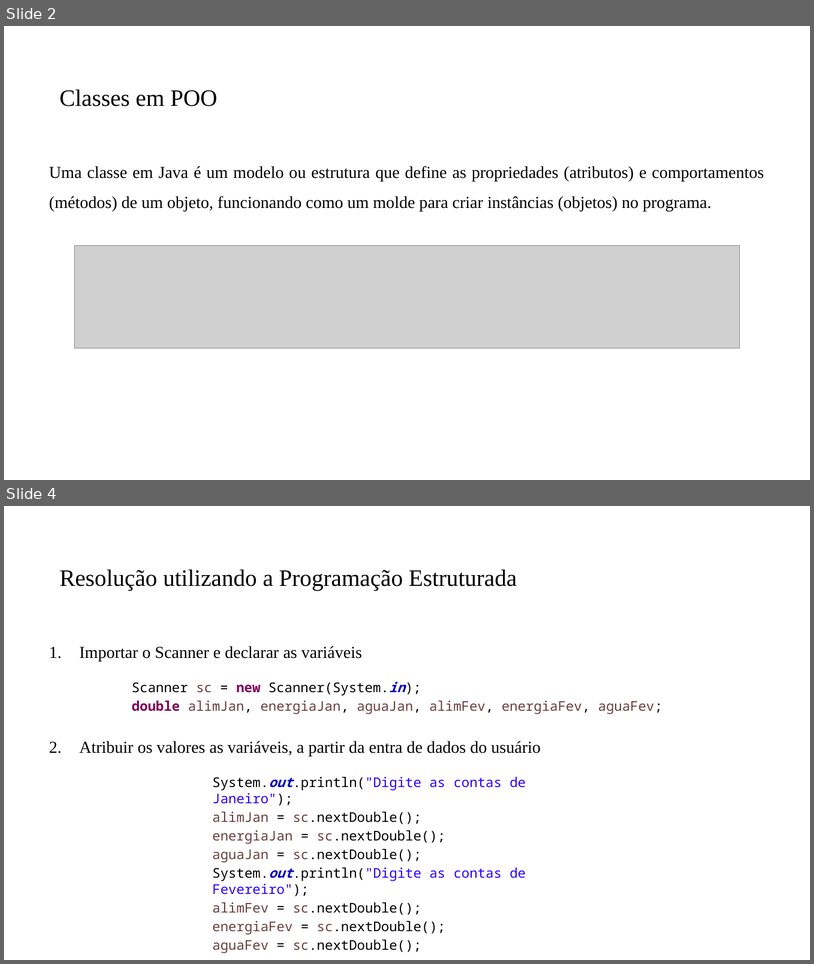
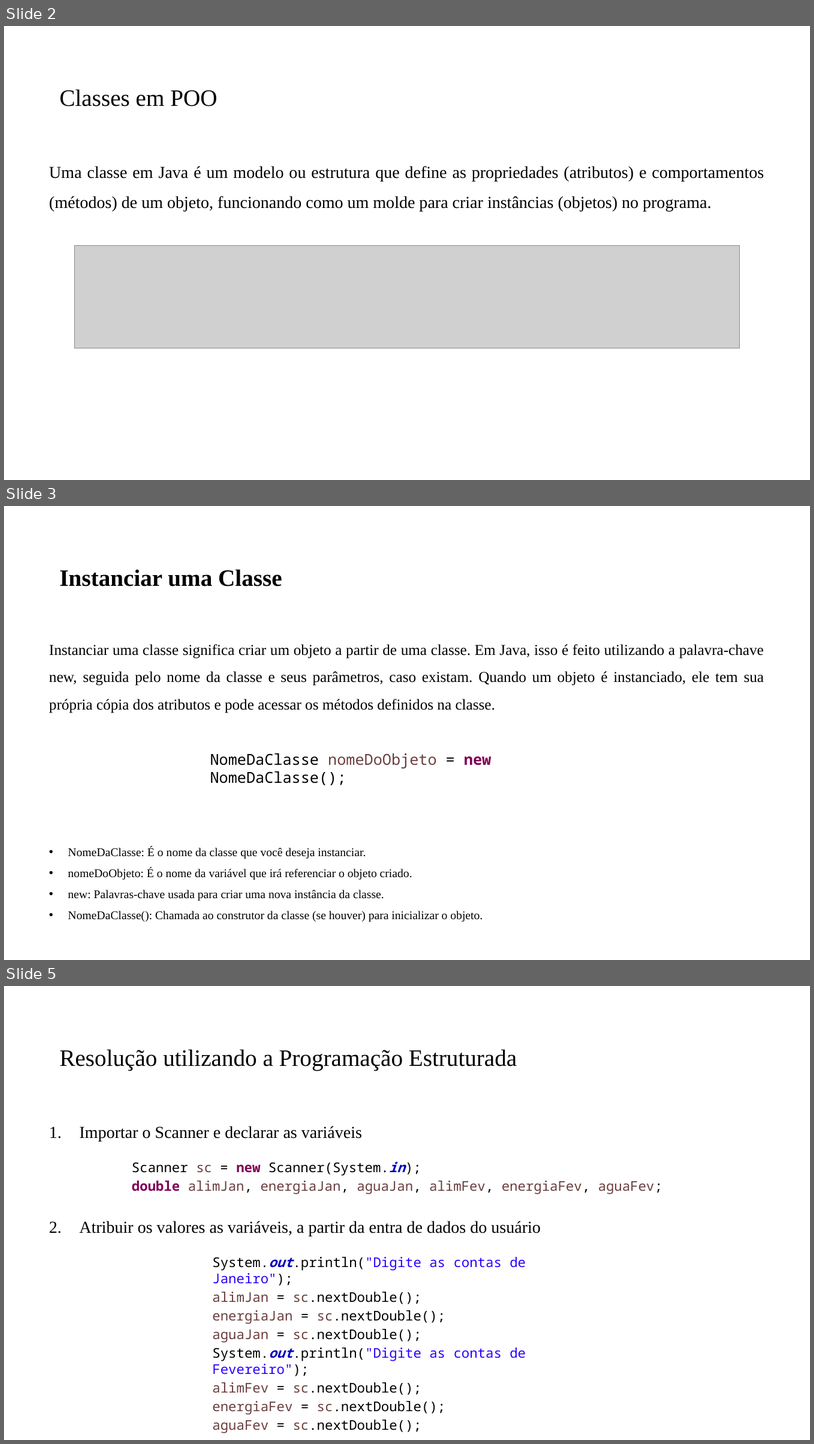
Before and after one commit to PedroMiho/UMC, a slide deck: Projetos de Software/Aula 06 - Introdução à POO/Introdução ao POO.pptx. Shown one above the other, each under a label of ours: slides 2 and 4 before the commit, slides 2, 3 and 5 after it; the slides between them are not shown. The pictures are 814x964 and 814x1444 pixels, drawn with LibreOffice and Linux fonts; fonts in the diff are those of the drawing; grey boxes stand for pictures; background and template pictures are left out. Boxes give left, top, right and bottom in pixels: in the first picture for what was removed or moved away, otherwise in the second. Text is boxed around its words. In the diff, an @@ line names an element or a change of style, - is before the commit and + after.

```diff
--- a/Projetos de Software/Aula 06 - Introdução à POO/Introdução ao POO.pptx
+++ b/Projetos de Software/Aula 06 - Introdução à POO/Introdução ao POO.pptx
@@ slide 3 added at box(4, 506, 810, 960), background #FFFFFF @@
@@ title added at box(60, 569, 282, 586), 28 pt, text #000000, bold @@
+Instanciar uma Classe
@@ text added at box(49, 644, 765, 713), 18 pt, text #000000 @@
+Instanciar uma classe significa criar um objeto a partir de uma classe. Em Java, isso é feito utilizando a palavra-chave new, seguida pelo nome da classe e seus parâmetros, caso existam. Quando um objeto é instanciado, ele tem sua própria cópia dos atributos e pode acessar os métodos definidos na classe.
@@ text added at box(210, 753, 491, 785), 18 pt, text #000000 @@
+NomeDaClasse nomeDoObjeto = new NomeDaClasse();
@@ text added at box(68, 847, 483, 922), 14 pt, text #000000 @@
+• NomeDaClasse: É o nome da classe que você deseja instanciar.
+• nomeDoObjeto: É o nome da variável que irá referenciar o objeto criado.
+• new: Palavras-chave usada para criar uma nova instância da classe.
+• NomeDaClasse(): Chamada ao construtor da classe (se houver) para inicializar o objeto.
@@ what was slide 4 is now slide 5 @@
```
Also in this commit, not shown: 1 slide changed, 1 other slide added, 6 other files.
